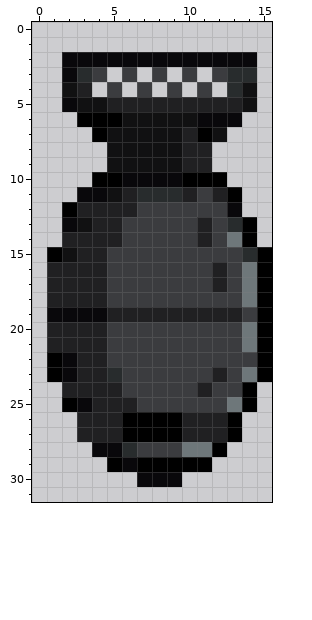
Two versions of one pixel-art sprite, ArmoredWarfare/Entities/Items/5tBomb/Material_5tbomb.png. The picture above is the old version.
The file is 16x32 pixels.
After:
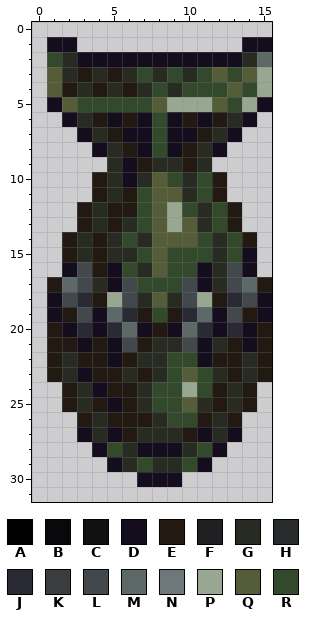
Palette (. is transparent): A #000000  B #09080b  C #111112  D #130d1d  E #211912  F #202022  G #272b21  H #282c2d  J #2a2a34  K #3b3c3f  L #42484b  M #5d6966  N #6e777a  P #97a792  Q #555c38  R #32492c
Change:
Changed rows in their new state; - is an unchanged pixel.
first column x 1:
 1 DD-----------DD
 2 RGDDDDDDDDDDDGM
 3 QGEGEGRGRGRQRQP
 4 QEGEGEGRGRRRQRP
 5 DQRRRRRQPPPQRPD
 6 -DGEDEDRDEDEGD-
 7 --DGEDDRDDEGD--
 8 ---DGEDRDEGD---
 9 ----GDEGGEG----
10 ---EGDGQRGRE---
11 --.EGERQQGRE.--
12 -.EGEERQPRGRE--
13 -.EGEGRQPQGRE.-
14 -EGEGRGQQQRGRE-
15 .EGEGGRQRRRGRD.
16 .DLEDRGQRRDGLD.
17 EMLGDLRRRLDGLME
18 DLJEPLGQGLPEJLD
19 DELDMJEREJMDLED
20 EDJDJMDEDMJDJDE
21 EEDEDLEGGLDGEDE
22 EGEEDEGGRRDEEGE
23 EGDEEGEGRQRGEGE
24 -EGDEEGRRPREGE-
25 -EGEDEGRRQGEGE-
26 --EGEEEGRREGE--
27 --DGDEGGGEDGD--
28 ---DRGDDDGRD---
29 ----DGRGGRD----
30 ------DDD------
